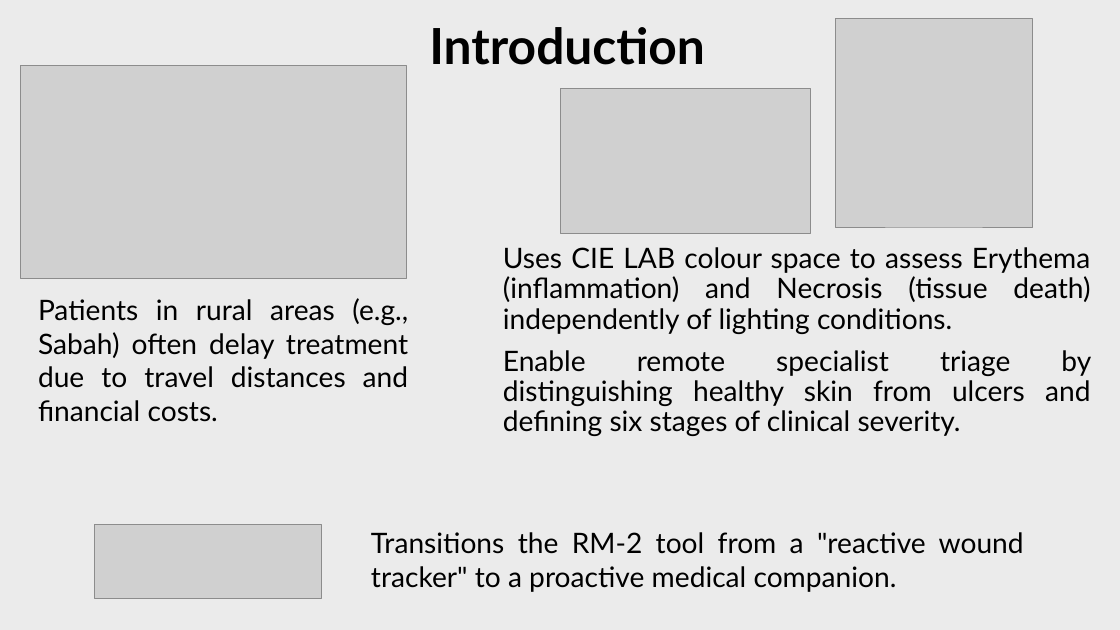
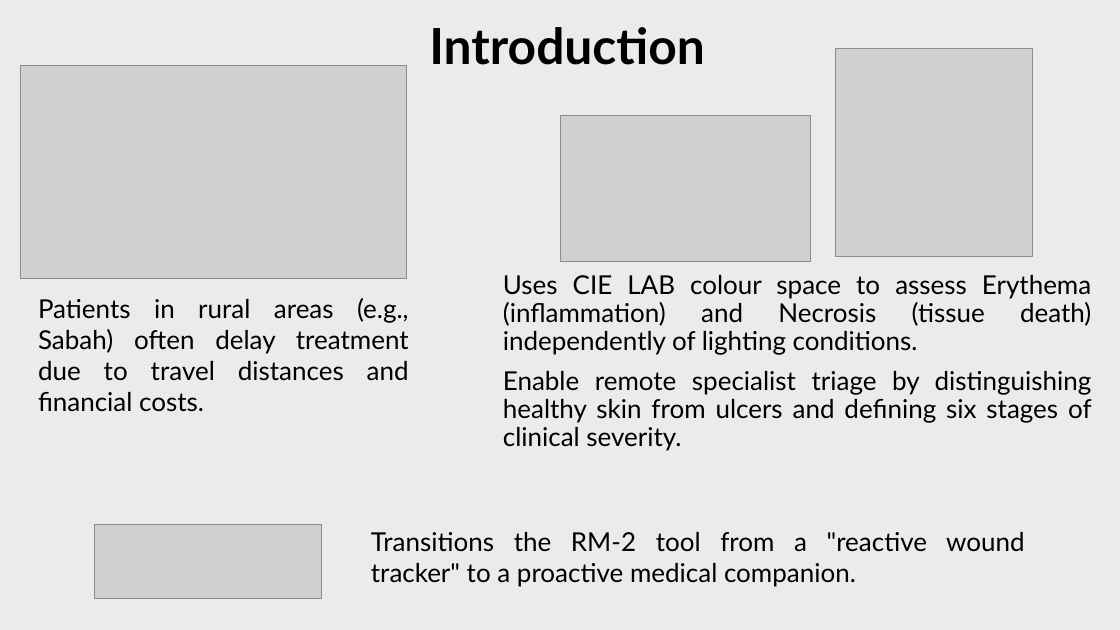
Before and after one commit to Bukhari7703/KIE4033_Bukhari_Assignment2, a slide deck: slide 3 of Assignment_files/Presentation.pptx. Drawn at 1120x630 pixels with LibreOffice and Linux fonts; fonts in the diff are those of the drawing; grey boxes stand for pictures. Boxes give left, top, right and bottom in pixels: in the first picture for what was removed or moved away, otherwise in the second. Text is boxed around its words. In the diff, an @@ line names an element or a change of style, - is before the commit and + after.

```diff
--- a/Assignment_files/Presentation.pptx
+++ b/Assignment_files/Presentation.pptx
@@ picture: place and size @@
-picture at [835, 19, 1033, 227]
+picture at [835, 48, 1033, 257]
@@ picture: place and size @@
-picture at [560, 88, 810, 233]
+picture at [560, 115, 810, 261]
@@ size 26 to 24 pt in 3 elements at [371, 532, 1025, 587], [38, 298, 409, 412], [503, 275, 1092, 451] @@
@@ text "Uses CIE LAB colour space ...": place and size @@
-text "Uses CIE LAB colour space ..." at [503, 247, 1091, 436]
+text "Uses CIE LAB colour space ..." at [503, 275, 1092, 451]
```
Also in this commit, not shown: 6 other slides changed, 4 other files.
